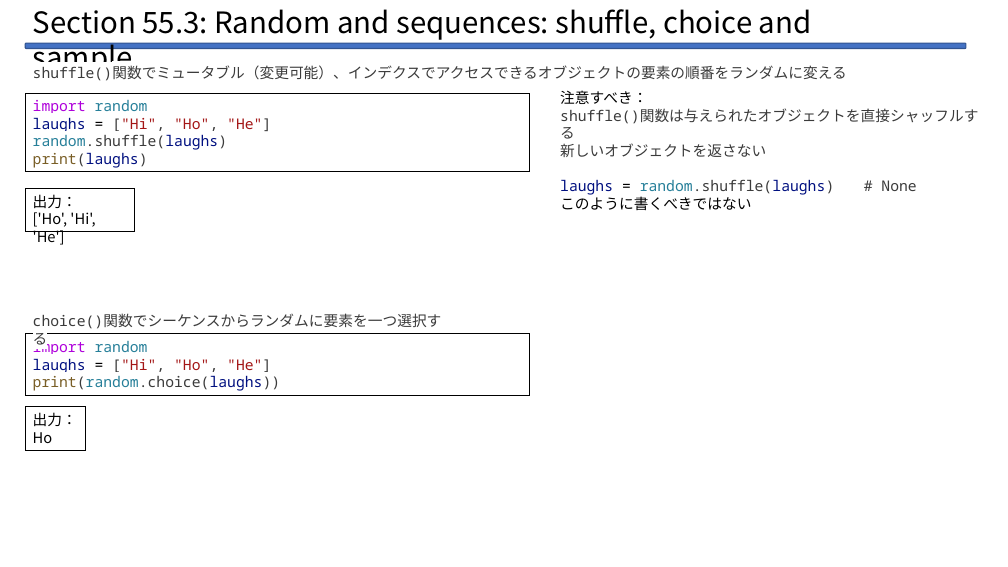
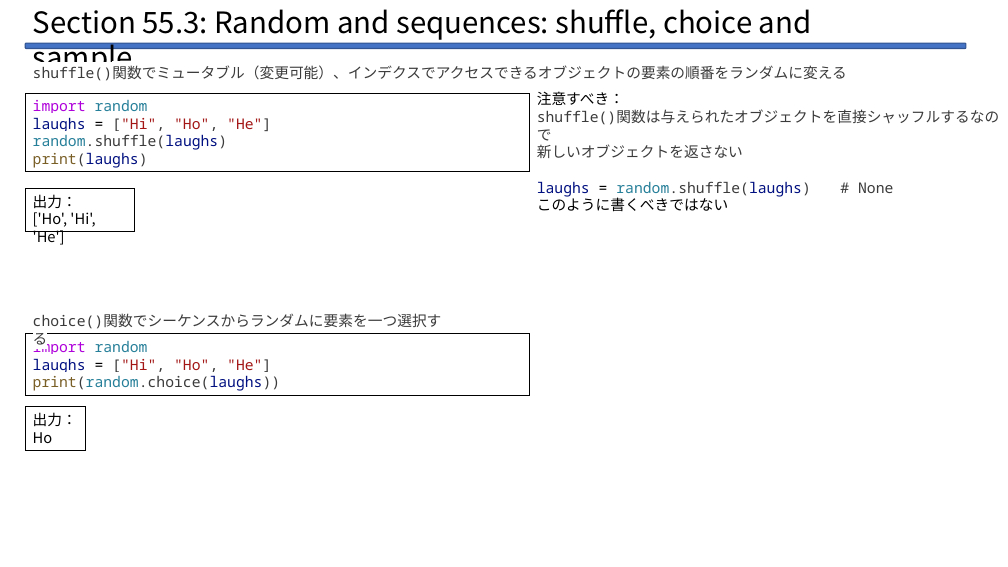
Before and after one commit to Legolas9999/zemi, a slide deck: slide 18 of lcj_zemi_python.pptx (slide 19 before the commit). Drawn at 1008x567 pixels with LibreOffice and Linux fonts; fonts in the diff are those of the drawing. Boxes give left, top, right and bottom in pixels: in the first picture for what was removed or moved away, otherwise in the second. Text is boxed around its words. In the diff, an @@ line names an element or a change of style, - is before the commit and + after.

```diff
--- a/lcj_zemi_python.pptx
+++ b/lcj_zemi_python.pptx
@@ text "注意すべき：": place and size @@
-text "注意すべき：" at (560,90,978,211)
+text "注意すべき：" at (537,91,999,212)
@@ text at (537,109,999,141): text changed @@
-shuffle()関数は与えられたオブジェクトを直接シャッフルする
+shuffle()関数は与えられたオブジェクトを直接シャッフルするなので
```
Also in this commit, not shown: 5 slides added, 1 slide removed, 1 other file.
